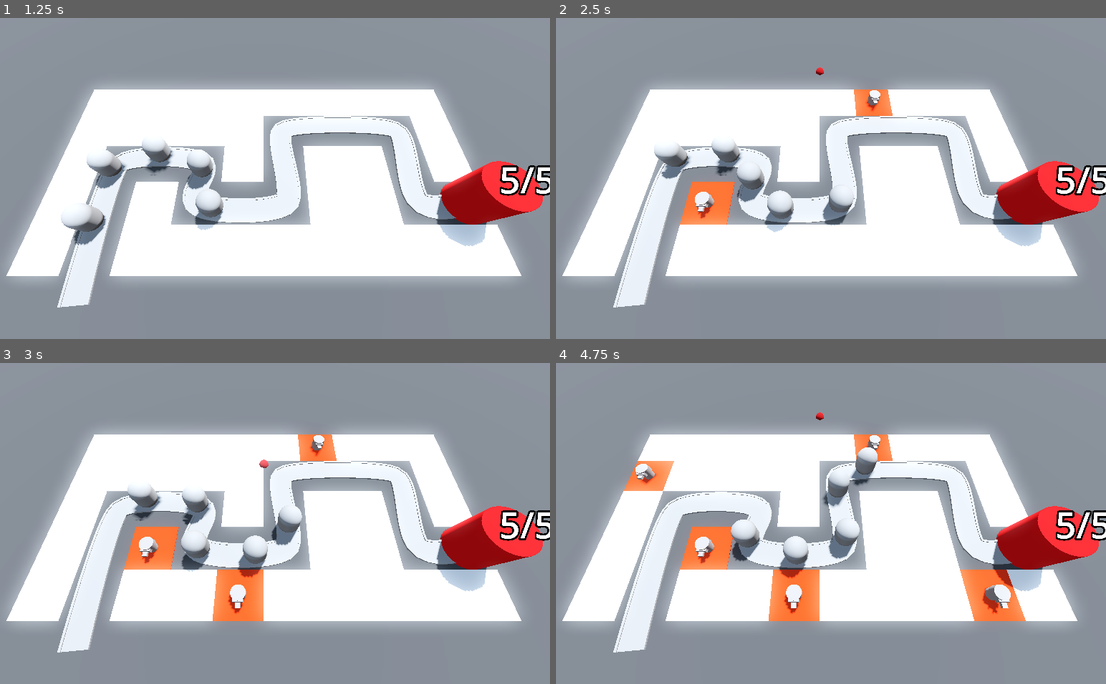
Above: before the commit, frames 1-4 (two rows, left to right).
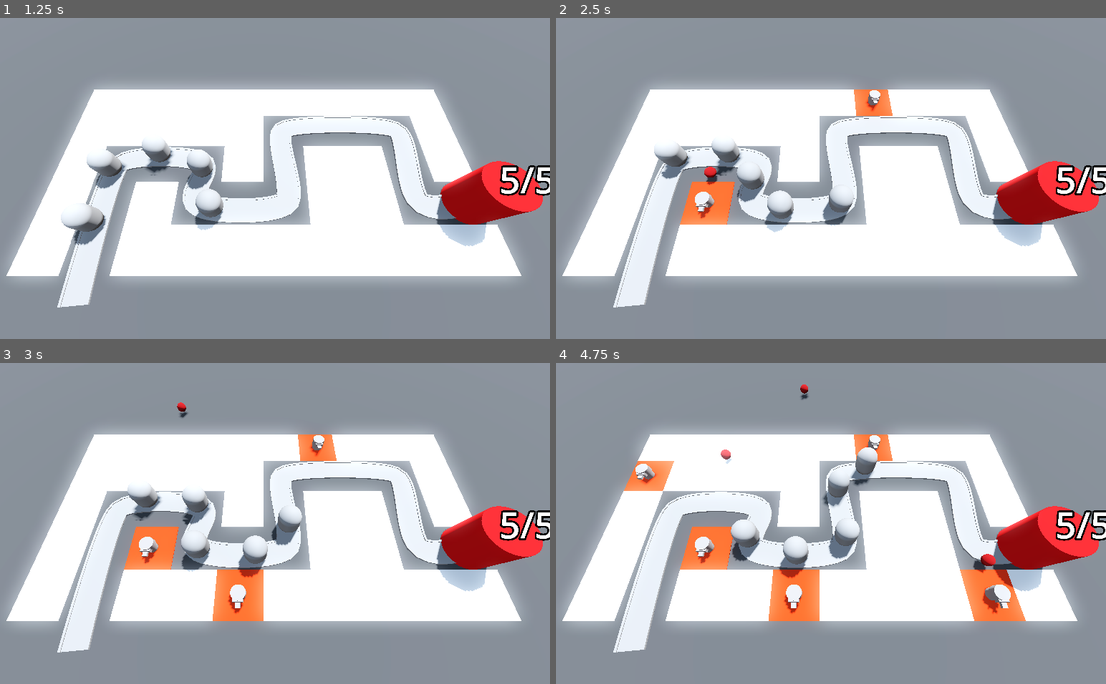
Above: after the commit, the same moments.

Repository: SugarF0x/barblast-3d
Game: Godot game, scene res://BaseLevel.tscn
The game is run twice, just before and just after one commit, with the same random seed, the same clock (stepped at 60 frames per second) and the same inputs.
Inputs (mouse positions are in pixels of both pictures, inside the frame that each line leads up to):
- Up to frame 1 (1.25 s): move the mouse to (390, 162) at 0.52 s; click (390, 162) at 0.6 s
- Up to frame 2 (2.5 s): move the mouse to (704, 194) at 1.27 s; click (704, 194) at 1.35 s; move the mouse to (875, 107) at 2.02 s; click (875, 107) at 2.1 s
- Up to frame 3 (3 s): move the mouse to (236, 587) at 2.77 s; click (236, 587) at 2.85 s
- Up to frame 4 (4.75 s): move the mouse to (990, 571) at 3.52 s; click (990, 571) at 3.6 s; move the mouse to (649, 475) at 4.27 s; click (649, 475) at 4.35 s

Frame 1 is identical in both runs. In frame 2, 0.1% of the frame differs, in the area x 26-49%, y 15-53%; in frame 3, less than 0.1%; in frame 4, 0.3%, in the area x 29-80%, y 6-66%.

Commit message:
spawn projectiles on barrel

Diff:
--- /dev/null
+++ b/Turret/turret.gd
@@ -0,0 +1,16 @@
+extends Node3D
+
+
+@export var projectile_scene: PackedScene
+
+
+@onready var barrel: MeshInstance3D = %Barrel
+
+
+func fire():
+	var projectile = projectile_scene.instantiate()
+	add_child(projectile)
+	projectile.global_position = barrel.global_position
+
+
+func _on_fire_rate_timer_timeout() -> void: fire()
--- a/Turret/turret.tscn
+++ b/Turret/turret.tscn
@@ -1,6 +1,7 @@
-[gd_scene load_steps=6 format=3 uid="uid://dlmltvgusbij4"]
+[gd_scene load_steps=7 format=3 uid="uid://dlmltvgusbij4"]
 
 [ext_resource type="PackedScene" uid="uid://c7jn1aea5mdfe" path="res://Turret/projectile.tscn" id="1_ai42u"]
+[ext_resource type="Script" path="res://Turret/turret.gd" id="1_fhnta"]
 
 [sub_resource type="CylinderMesh" id="CylinderMesh_j646k"]
 height = 0.6
@@ -17,6 +18,8 @@
 size = Vector3(0.4, 0.2, 0.4)
 
 [node name="Turret" type="Node3D"]
+script = ExtResource("1_fhnta")
+projectile_scene = ExtResource("1_ai42u")
 
 [node name="Base" type="MeshInstance3D" parent="."]
 transform = Transform3D(1, 0, 0, 0, 1, 0, 0, 0, 1, 0, 0.3, 0)
@@ -31,7 +34,11 @@
 mesh = SubResource("BoxMesh_5o3kg")
 
 [node name="Barrel" type="MeshInstance3D" parent="Base/Top/Visor"]
+unique_name_in_owner = true
 transform = Transform3D(1, 0, 0, 0, 1, 0, 0, 0, 1, 0, 0, 0.4)
 mesh = SubResource("BoxMesh_gdfwg")
 
-[node name="Projectile" parent="." instance=ExtResource("1_ai42u")]
+[node name="FireRateTimer" type="Timer" parent="."]
+autostart = true
+
+[connection signal="timeout" from="FireRateTimer" to="." method="_on_fire_rate_timer_timeout"]
